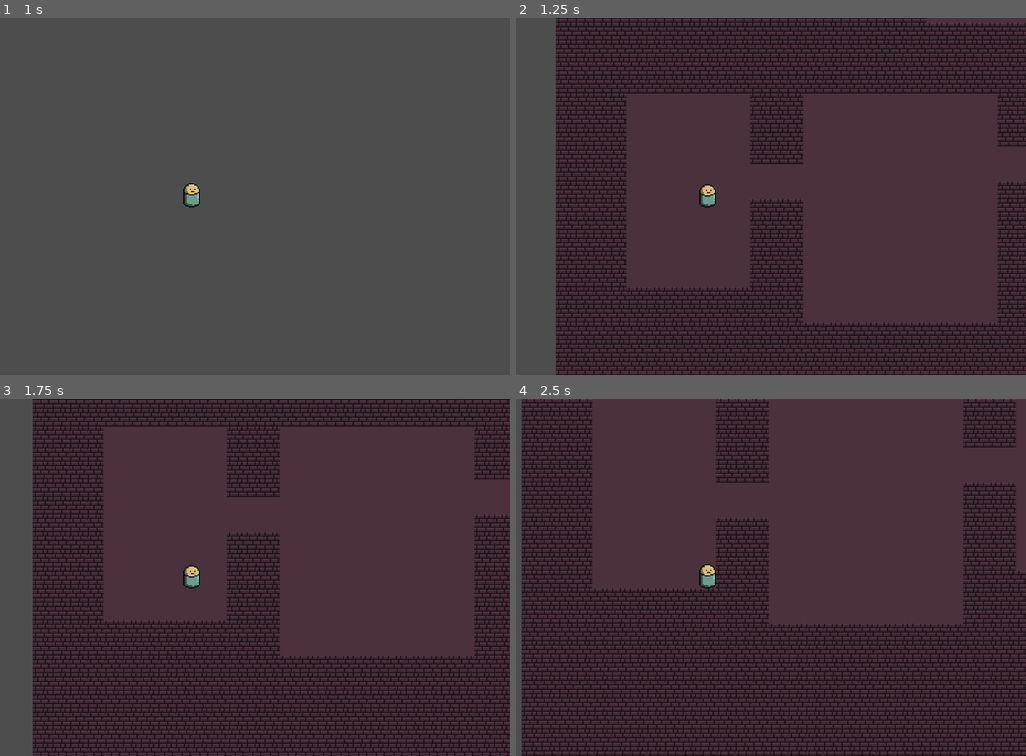
Above: before the commit, frames 1-4 (two rows, left to right).
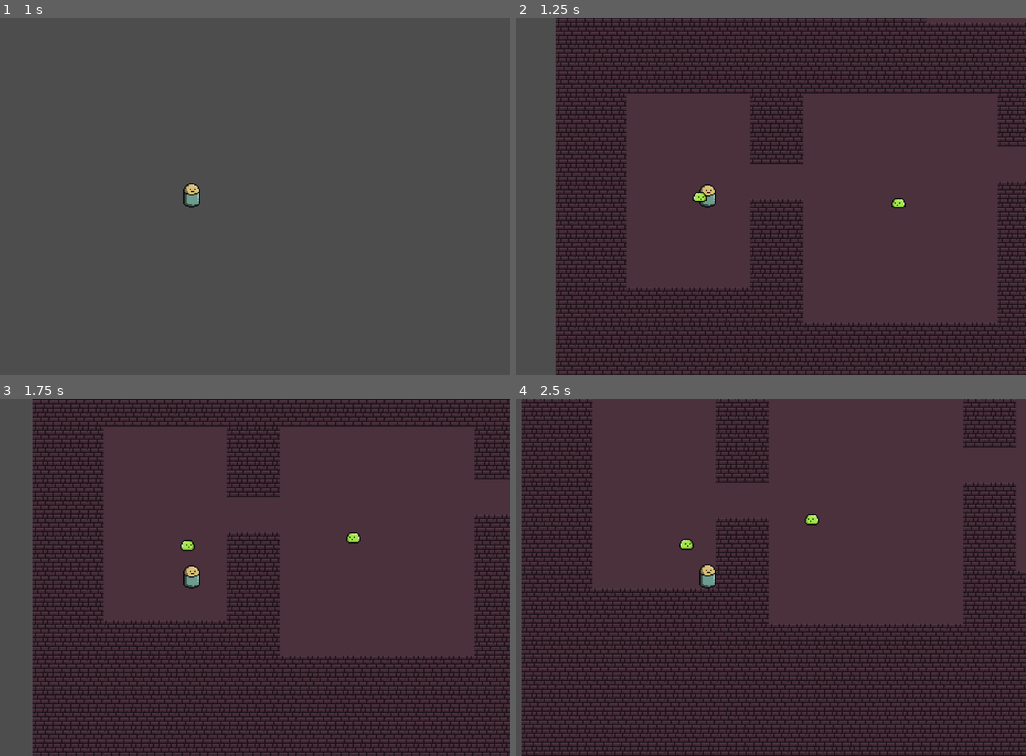
Above: after the commit, the same moments.

Repository: guywiththenose/DungeonGame
Game: Godot game, scene res://Tilemap/main.tscn
The game is run twice, just before and just after one commit, with the same random seed, the same clock (stepped at 60 frames per second) and the same inputs.
Inputs:
- Up to frame 1 (1 s): tap Enter at 0.5 s; hold D (right) from 0.53 s (still down); hold Space (make) from 0.53 s (still down)
- Up to frame 2 (1.25 s): keep holding D (right); keep holding Space (make)
- Up to frame 3 (1.75 s): release D (right) at 1.28 s; release Space (make) at 1.28 s; hold S (down) from 1.28 s (still down); tap Space (make) at 1.35 s
- Up to frame 4 (2.5 s): release S (down) at 2.03 s; hold D (right) from 2.03 s (still down); hold Space (make) from 2.03 s (still down)

Frame 1 is identical in both runs. In frame 2, 0.1% of the frame differs, in the area x 34-77%, y 48-54%; in frame 3, 0.2%; in frame 4, 0.2%, in the area x 31-60%, y 32-43%.
Error before the commit: Invalid call. Nonexistent function 'get_closest_point' in base 'Nil'. (res://Main.gd:116)
Error after the commit: Invalid call. Nonexistent function 'get_closest_point' in base 'Nil'. (res://Main.gd:122)

Commit message:
v1.10
enemy spawning!!!

Diff:
--- a/Enemy1.gd
+++ b/Enemy1.gd
@@ -12,6 +12,6 @@
 	if velocity.x > 0:
 		sprite.flip_h = true
 	else:
-		sprite.flip_h = true
+		sprite.flip_h = false
 
 	move_and_slide()
--- a/Main.gd
+++ b/Main.gd
@@ -1,10 +1,10 @@
 extends Node2D
-@onready var spawners = $Spawners
 
 var Room = preload("res://Room.tscn")
 var Player = preload("res://player.tscn")
-var Enemy = preload("res://enemy_1.tscn")
+const ENEMY_1 = preload("res://enemy_1.tscn")
 @onready var map = $TileMap
+@onready var main = get_node("/root/Main")
 
 @export var tile_size = 16
 @export var num_rooms = 30
@@ -17,6 +17,8 @@
 var start_room
 var end_room
 @onready var player = $Player
+@onready var spawners
+@onready var piss = $Spawners
 
 @export var draw_rooms = false
 
@@ -50,14 +52,18 @@
 			room_positions.append(Vector2(room.position.x, room.position.y))
 			var marker = Marker2D.new()
 			marker.global_position= Vector2(room.position.x, room.position.y)
-			spawners.add_child(marker)
+			piss.add_child(marker)
 
 	await get_tree().process_frame
 	path = find_mst(room_positions)
 
 func spawn_enemies():
-	var e = Enemy.instantiate
-	$Enemies.add_child(e)
+	spawners = $Spawners.get_children()
+	for spawn in spawners:
+		var enemy = ENEMY_1.instantiate()
+		var spawn_point = spawn
+		enemy.global_position = spawn_point.global_position
+		main.add_child(enemy)
 
 func find_mst(nodes):
 	var path = AStar2D.new()
--- a/Tilemap/main.tscn
+++ b/Tilemap/main.tscn
@@ -1047,7 +1047,8 @@
 15:15/0/physics_layer_0/angular_velocity = 0.0
 
 [sub_resource type="TileSet" id="TileSet_nr761"]
-physics_layer_0/collision_layer = 1
+physics_layer_0/collision_layer = 3
+physics_layer_0/collision_mask = 3
 terrain_set_0/mode = 0
 terrain_set_0/terrain_0/name = "miaow 0"
 terrain_set_0/terrain_0/color = Color(0.654175, 0.0468647, 0.533928, 1)
@@ -1060,6 +1061,7 @@
 
 [node name="TileMap" type="TileMap" parent="."]
 show_behind_parent = true
+light_mask = 3
 visibility_layer = 3
 tile_set = SubResource("TileSet_nr761")
 rendering_quadrant_size = 32
--- a/enemy_1.tscn
+++ b/enemy_1.tscn
@@ -45,7 +45,8 @@
 frame_progress = 0.567714
 
 [node name="Hitbox" type="Area2D" parent="."]
-collision_layer = 0
+collision_layer = 2
+collision_mask = 2
 
 [node name="CollisionShape2D" type="CollisionShape2D" parent="Hitbox"]
 shape = SubResource("CircleShape2D_3jqm3")
